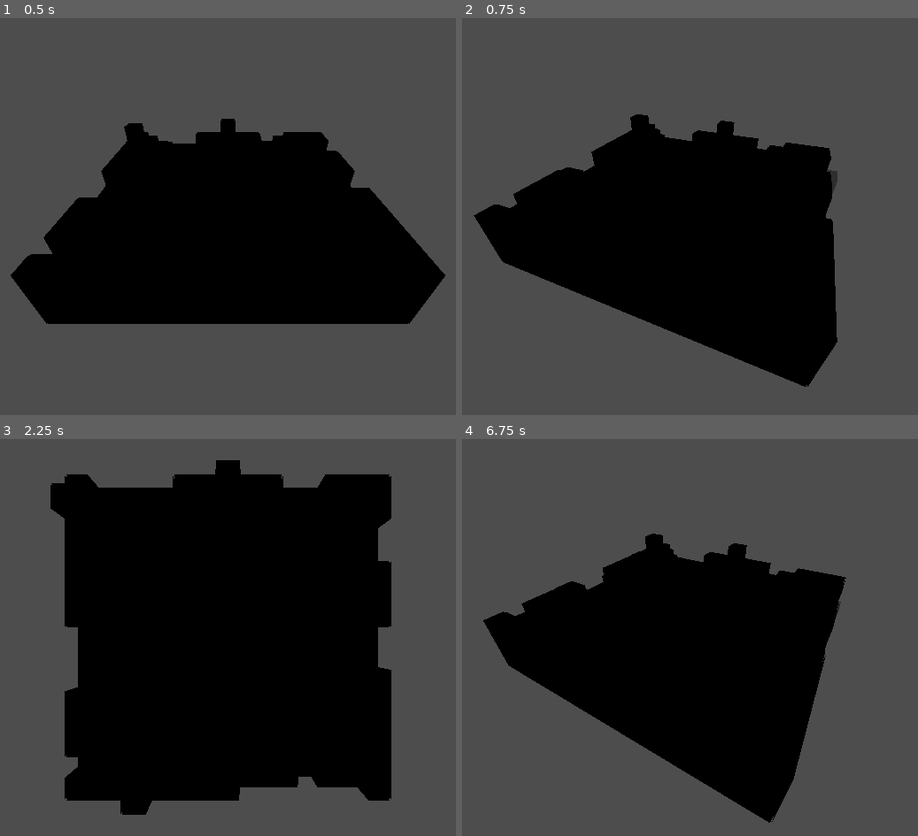
Above: before the commit, frames 1-4 (two rows, left to right).
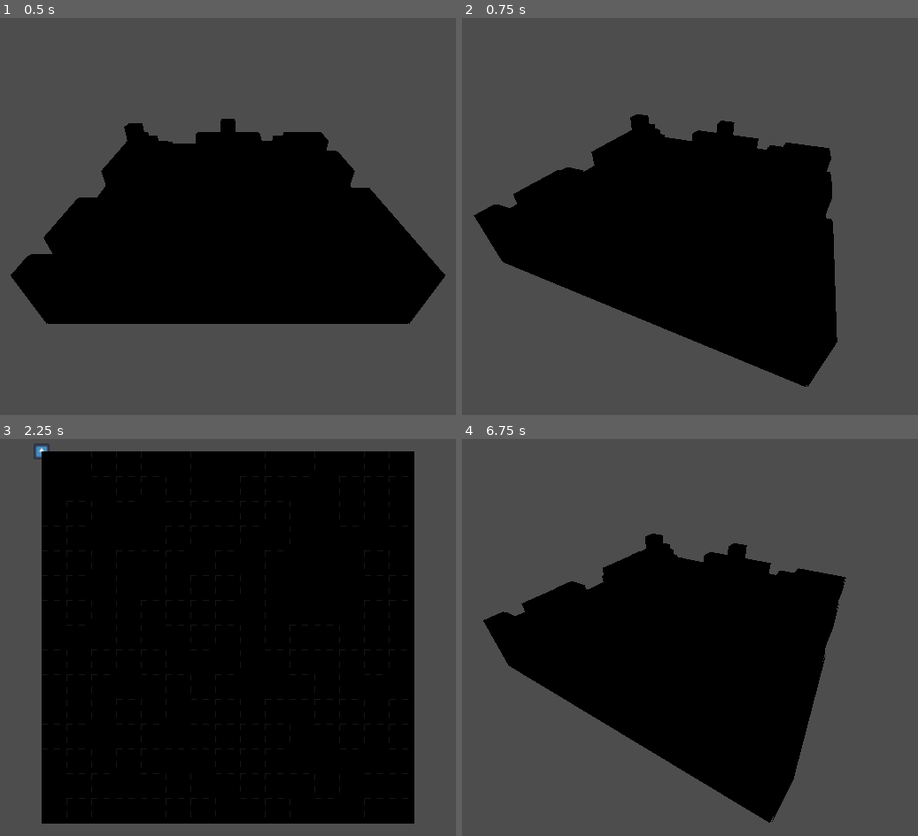
Above: after the commit, the same moments.

Repository: Nalooff/TSG
Game: Godot game, scene res://Scenes/world.tscn
Same seed, same stepped clock (60 frames per second), same inputs: the game is played once before the commit and once after it. The project has no main scene, so this scene is started directly. The engine's default icon, where the game draws it, is replaced by a stand-in: a white triangle on a blue panel in a dark square.
Inputs (mouse positions are in pixels of both pictures, inside the frame that each line leads up to):
- Up to frame 1 (0.5 s): no input
- Up to frame 2 (0.75 s): tap Enter (change_view) at 0.5 s; move the mouse to (845, 196) at 0.52 s; hold Right (rotate_right) from 0.53 s (still down); hold Enter (change_view) from 0.53 s (still down)
- Up to frame 3 (2.25 s): move the mouse to (86, 657) at 1.27 s; release Right (rotate_right) at 1.28 s; release Enter (change_view) at 1.28 s; hold Left (rotate_left) 1.28-2.03 s; tap Middle mouse button (rotate_cam) at 1.35 s; move the mouse to (300, 550) at 2.02 s; hold Right (rotate_right) from 2.03 s (still down); hold Enter (change_view) from 2.03 s (still down)
- Up to frame 4 (6.75 s): tap Space at 2.75, 4.25, 5.75 s; move the mouse to (653, 716) at 2.77 s; release Enter (change_view) at 2.78 s; tap Middle mouse button (rotate_cam) at 2.85, 4.35, 5.85 s; tap Enter (change_view) at 3.5, 5 s; move the mouse to (904, 697) at 3.52 s; release Right (rotate_right) at 3.53 s; hold Enter (change_view) 3.53-4.28 s; hold Left (rotate_left) 3.53-5.78 s; move the mouse to (475, 577) at 4.27 s; move the mouse to (726, 637) at 5.02 s; hold Enter (change_view) 5.03-5.78 s; move the mouse to (585, 538) at 5.77 s; hold Right (rotate_right) from 5.78 s (still down); move the mouse to (845, 617) at 6.52 s; hold Enter (change_view) from 6.53 s (still down)

Frame 1 is identical in both runs. In frame 2, less than 0.1% of the frame differs, in the area x 80-83%, y 38-45%; in frame 3, 20%, in the area x 7-91%, y 1-97%; in frame 4, less than 0.1%.

Commit message:
Squashed commit of the following:
commit 4a337aa630692c2c459fdd7a41bd6f2213615284
Author: Nalooff <ytnalo.off@gmail.com>
Date:   Fri Jul 10 22:40:11 2026 +0200

    Update map_generator.gd

commit 68ced2778ea665307f70b31f685350e6e2832092
Author: Nalooff <ytnalo.off@gmail.com>
Date:   Fri Jul 10 21:58:01 2026 +0200

    get rid of simple warning

commit 6f9ca369197f14ae941461dfe225f038f61f4f7e
Author: Nalooff <ytnalo.off@gmail.com>
Date:   Fri Jul 10 21:56:46 2026 +0200

    Add 2D grid line overlay for top-down view

    Adds a wireframe grid overlay that appears on the top surface of blocks when viewing from the top-down camera. Implements this by pre-baking a line mesh and material, marking top-surface blocks during spawning, and attaching the overlay mesh to those blocks on layer 20. Updates View3D camera cull mask to hide this overlay that is specifically for View2D camera

commit b9b073a8fc15bce5fa0bd46087b77159171e9de7
Author: Nalooff <ytnalo.off@gmail.com>
Date:   Fri Jul 10 21:42:57 2026 +0200

    Setup orthogonal camera with auto-fit to grid

    Add automatic orthogonal camera sizing for topdown view. The camera now forces orthogonal projection and automatically fits the grid to the viewport by calculating the appropriate camera size based on grid dimensions, aspect ratio, and a configurable padding value to prevent the grid from being cramped against screen edges.

Diff:
--- a/GridGeneration/map_generator.gd
+++ b/GridGeneration/map_generator.gd
@@ -2,16 +2,22 @@
 class_name MapGenerator
 
 enum Mode { AUTO, TOPOLOGY, PLAYER }
+enum LineType { THICK, THIN_DASHED }
 
 @export var generation_mode: Mode = Mode.AUTO
 @export var topology_map: Texture2D
 
 @onready var grid: Grid = get_parent()
 
-# Shared mesh and outline resources initialized once
+# Shared 3D rendering cache resources
 var _shared_box_mesh: BoxMesh
 var _outline_mat: StandardMaterial3D
 var _layer_materials: Array[StandardMaterial3D] = []
+
+# Refactored Line Overlay Architecture
+var _grid_overlay_instance: MeshInstance3D
+var _thick_line_material: StandardMaterial3D
+var _thin_dotted_material: StandardMaterial3D
 
 func _ready() -> void:
 	await grid.ready
@@ -25,14 +31,17 @@
 		Mode.PLAYER:
 			_generate_flat_ground()
 
-
-## Generates and caches re-usable meshes and materials to maximize performance
+	_generate_topdown_grid_network()
+
+
+# =============================================================================
+# 1. VISUAL STYLES & MATERIAL DEFINITIONS
+# =============================================================================
+## Change colors, thickness elements, or material properties right here.
 func _precalculate_resources() -> void:
-	# 1. Create a single mesh template shared by all blocks
 	_shared_box_mesh = BoxMesh.new()
 	_shared_box_mesh.size = Vector3(grid.CELL_SIZE, grid.CELL_SIZE, grid.CELL_SIZE)
 
-	# 2. Pre-bake the outline pass
 	_outline_mat = StandardMaterial3D.new()
 	_outline_mat.albedo_color = Color.BLACK
 	_outline_mat.cull_mode = BaseMaterial3D.CULL_FRONT
@@ -40,14 +49,25 @@
 	_outline_mat.grow = true
 	_outline_mat.grow_amount = 0.1
 
-	# 3. Pre-bake base material states for each distinct height tier
 	for color in grid.LAYER_COLORS:
 		var mat = StandardMaterial3D.new()
 		mat.albedo_color = color
 		mat.next_pass = _outline_mat
 		_layer_materials.append(mat)
 
-
+	# --- CHANGE THE LOOK OF THE GRID LINES HERE ---
+	_thick_line_material = StandardMaterial3D.new()
+	_thick_line_material.albedo_color = Color.BLACK
+	_thick_line_material.shading_mode = BaseMaterial3D.SHADING_MODE_UNSHADED
+
+	_thin_dotted_material = StandardMaterial3D.new()
+	_thin_dotted_material.albedo_color = Color(0.1, 0.1, 0.1, 0.4)
+	_thin_dotted_material.shading_mode = BaseMaterial3D.SHADING_MODE_UNSHADED
+
+
+# =============================================================================
+# 2. CORE MAP GENERATION MATH LOOPS
+# =============================================================================
 func _generate_flat_ground() -> void:
 	for x in range(grid.GRID_WIDTH):
 		for z in range(grid.GRID_DEPTH):
@@ -96,7 +116,6 @@
 			_spawn_visual_tile(gx, height, gz)
 
 
-## Loops through target height layers to stack structural blocks
 func _spawn_visual_tile(x: int, target_height: int, z: int) -> void:
 	var offset = grid.CELL_SIZE / 2.0
 	var world_x = (x * grid.CELL_SIZE) + offset
@@ -106,25 +125,107 @@
 		var world_y = (h * grid.CELL_SIZE) + offset
 		var spawn_position = Vector3(world_x, world_y, world_z)
 
-		_instantiate_single_cube_node(spawn_position, h)
-
-
-## Single-Responsibility factory logic for assembling 3D assets
-func _instantiate_single_cube_node(spawn_pos: Vector3, layer_index: int) -> void:
-	var tile_mesh = MeshInstance3D.new()
-	tile_mesh.mesh = _shared_box_mesh
-
-	# Instantly apply pre-calculated cached material configurations
-	var mat_idx = clampi(layer_index, 0, _layer_materials.size() - 1)
-	tile_mesh.material_override = _layer_materials[mat_idx]
-	add_child(tile_mesh)
-	tile_mesh.global_position = spawn_pos
-
-	# Add physics collision components
-	_attach_physics_collision(tile_mesh)
-
-
-## Injects StaticBody and BoxShapes to facilitate system mouse ray intersections
+		var tile_mesh = MeshInstance3D.new()
+		tile_mesh.mesh = _shared_box_mesh
+
+		var mat_idx = clampi(h, 0, _layer_materials.size() - 1)
+		tile_mesh.material_override = _layer_materials[mat_idx]
+		add_child(tile_mesh)
+		tile_mesh.global_position = spawn_position
+
+		_attach_physics_collision(tile_mesh)
+
+
+# =============================================================================
+# 3. GRID LINE SCANNERS & PIPELINE
+# =============================================================================
+## Handles the low-level multi-pass mesh compiling setup.
+func _generate_topdown_grid_network() -> void:
+	var total_mesh = ImmediateMesh.new()
+
+	# Pass 1: Solid heavy borders
+	total_mesh.surface_begin(Mesh.PRIMITIVE_LINES, _thick_line_material)
+	_scan_grid_and_draw(total_mesh, LineType.THICK)
+	total_mesh.surface_end()
+
+	# Pass 2: Subtle helper divisions
+	total_mesh.surface_begin(Mesh.PRIMITIVE_LINES, _thin_dotted_material)
+	_scan_grid_and_draw(total_mesh, LineType.THIN_DASHED)
+	total_mesh.surface_end()
+
+	_grid_overlay_instance = MeshInstance3D.new()
+	_grid_overlay_instance.mesh = total_mesh
+	_grid_overlay_instance.layers = 1 << 19
+	add_child(_grid_overlay_instance)
+
+
+## Iterates grid coordinates to identify spatial vertex positions.
+func _scan_grid_and_draw(mesh: ImmediateMesh, line_filter: LineType) -> void:
+	for x in range(grid.GRID_WIDTH + 1):
+		for z in range(grid.GRID_DEPTH + 1):
+
+			var v_start_x = x * grid.CELL_SIZE
+			var v_start_z = z * grid.CELL_SIZE
+			var v_next_x = (x + 1) * grid.CELL_SIZE
+			var v_next_z = (z + 1) * grid.CELL_SIZE
+
+			if z < grid.GRID_DEPTH:
+				var left_h = grid.get_height_at(x - 1, z) if x > 0 else -1
+				var right_h = grid.get_height_at(x, z) if x < grid.GRID_WIDTH else -1
+				_process_edge_drawing(mesh, line_filter, left_h, right_h, Vector3(v_start_x, 0, v_start_z), Vector3(v_start_x, 0, v_next_z), x == 0 or x == grid.GRID_WIDTH)
+
+			if x < grid.GRID_WIDTH:
+				var top_h = grid.get_height_at(x, z - 1) if z > 0 else -1
+				var bot_h = grid.get_height_at(x, z) if z < grid.GRID_DEPTH else -1
+				_process_edge_drawing(mesh, line_filter, top_h, bot_h, Vector3(v_start_x, 0, v_start_z), Vector3(v_next_x, 0, v_start_z), z == 0 or z == grid.GRID_DEPTH)
+
+
+# =============================================================================
+# 4. CONDITIONAL OUTLINE RULES
+# =============================================================================
+
+
+func _process_edge_drawing(mesh: ImmediateMesh, line_filter: LineType, h1: int, h2: int, start_pos: Vector3, end_pos: Vector3, is_outer_map_edge: bool) -> void:
+	var heights_differ = (h1 != h2)
+	var highest_tier = max(h1, h2)
+
+	# Set Y position contextually based on the top tile height (+ tiny offset bleed)
+	var py = ((highest_tier + 1) * grid.CELL_SIZE) + 0.01
+	start_pos.y = py
+	end_pos.y = py
+
+	match line_filter:
+		LineType.THICK:
+			if heights_differ:
+				_draw_line_style(mesh, LineType.THICK, start_pos, end_pos)
+		LineType.THIN_DASHED:
+			if not heights_differ and not is_outer_map_edge:
+				_draw_line_style(mesh, LineType.THIN_DASHED, start_pos, end_pos)
+
+
+# =============================================================================
+# 5. GEOMETRY RENDER PATTERNS
+# =============================================================================
+
+
+func _draw_line_style(mesh: ImmediateMesh, type: LineType, start: Vector3, end: Vector3) -> void:
+	match type:
+		LineType.THICK:
+			mesh.surface_add_vertex(start)
+			mesh.surface_add_vertex(end)
+		LineType.THIN_DASHED:
+			var segments = 4
+			var delta_step = (end - start) / segments
+
+			for i in range(segments):
+				if i % 2 == 0:
+					mesh.surface_add_vertex(start + (delta_step * i))
+					mesh.surface_add_vertex(start + (delta_step * (i + 1)))
+
+
+# =============================================================================
+# 6. HELPERS
+# =============================================================================
 func _attach_physics_collision(parent_mesh: MeshInstance3D) -> void:
 	var static_body = StaticBody3D.new()
 	var collision_shape = CollisionShape3D.new()
--- a/Scenes/world.tscn
+++ b/Scenes/world.tscn
@@ -12,6 +12,7 @@
 
 [node name="View3D" type="Camera3D" parent="."]
 transform = Transform3D(1, 0, 0, 0, 0.848048, 0.529919, 0, -0.529919, 0.848048, 0, 2.40328, 6.06999)
+cull_mask = 524287
 
 [node name="View2D" type="Camera3D" parent="."]
 transform = Transform3D(1, 0, 0, 0, -4.37114e-08, 1, 0, -1, -4.37114e-08, 0, 10.709, 0)
--- a/Script/base_pawn.gd
+++ b/Script/base_pawn.gd
@@ -11,7 +11,7 @@
 
 
 # Called every frame. 'delta' is the elapsed time since the previous frame.
-func _process(delta):
+func _process(_delta):
 	pass
 
 
--- a/Script/world.gd
+++ b/Script/world.gd
@@ -6,6 +6,10 @@
 @export var cam3D_view2D : Camera3D
 @export var cam3D_view3D : Camera3D
 @export var grid : Grid
+
+@export_group("Orthogonal Settings")
+## Extra space around the grid edges so it's not crammed against the screen boundaries.
+@export var grid_padding : float = 2.0
 
 var _cam3D_offset = Vector3(0.0, 20.0, 27.0)
 var _cam2D_offset = Vector3(0, 30, 0)
@@ -91,12 +95,35 @@
 # ==============================================================================
 
 func _setup_topdown_camera(target_center: Vector3) -> void:
+	# 1. Force the camera to Orthogonal projection mode via code
+	cam3D_view2D.projection = Camera3D.PROJECTION_ORTHOGONAL
+
+	# 2. Automatically adjust the camera size to fit the grid bounding box
+	_fit_orthogonal_camera_to_grid()
+
 	# Position the camera directly above the center point
 	cam3D_view2D.global_position = target_center + _cam2D_offset
 
 	# Force the camera to point straight down at the center point
 	cam3D_view2D.look_at(target_center, Vector3.FORWARD)
 
+func _fit_orthogonal_camera_to_grid() -> void:
+	if not grid:
+		return
+
+	# Calculate the absolute world size of your grid using your constants
+	var grid_width : float = grid.GRID_WIDTH * grid.CELL_SIZE
+	var grid_depth : float = grid.GRID_DEPTH * grid.CELL_SIZE
+
+	# Get the aspect ratio of the player's screen viewport
+	var aspect_ratio = get_viewport().get_visible_rect().size.aspect()
+
+	# Determine if the width or the depth dictates how zoomed out we need to be
+	var size_based_on_width = grid_width / aspect_ratio
+	var size_based_on_depth = grid_depth
+
+	# Set the orthogonal camera size to the larger requirement, plus your inspector padding
+	cam3D_view2D.size = max(size_based_on_width, size_based_on_depth) + grid_padding
 
 func _setup_perspective_camera(target_center: Vector3) -> void:
 	_update_perspective_position(target_center)
--- a/project.godot
+++ b/project.godot
@@ -22,7 +22,7 @@
 
 event_bus/camera_changed=true
 event_bus/pawn_moved=false
-event_bus/game_started=false
+event_bus/game_started=true
 
 [input]
 
